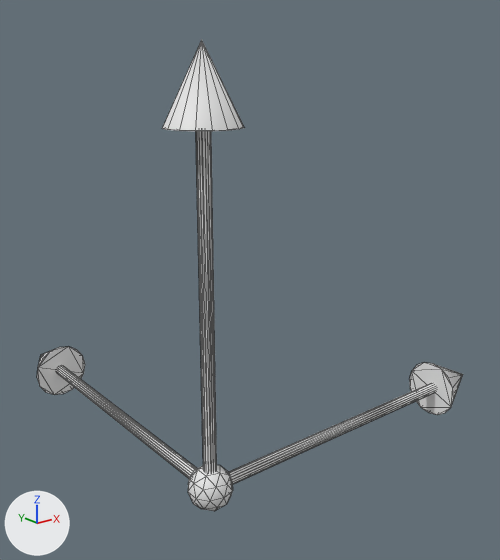
A saved change to the glTF model src/renderer/src/assets/models/gizmo.glb.
One viewpoint serves both versions: a 50 mm lens placed at (-0.978, -1.402, 1.149), pointed at (0.54, 0.495, 0.39). Arrows for +X, +Y and +Z are at lower left; the lights stay in place. Mesh edges are drawn as thin lines. Where no turn or scale is listed for an object, it has been applied to the vertices. Vertices at the same position are counted once.
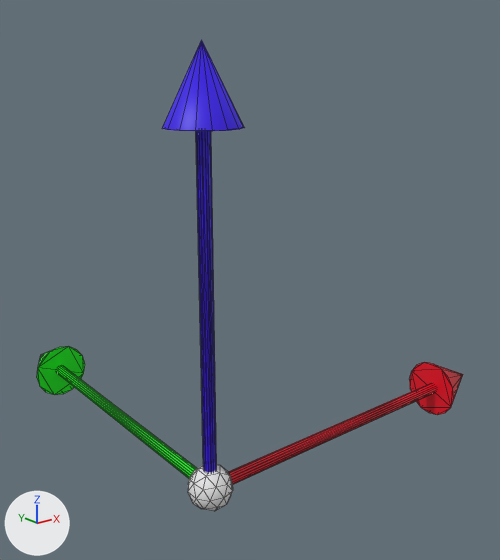
Where the change shows, as pixel boxes (x1, y1, x2, y2) in the pictures (500 x 560 px; the box of a moved part takes in the faces that stretch with it):
```json
{"object": "Icosphere", "change": "reshaped, recoloured", "before": [37, 40, 463, 511], "after": [37, 40, 463, 511]}
{"part": 1, "of": "me_icosphere", "change": "moved or reshaped", "before": [228, 384, 435, 484], "after": [57, 366, 197, 478]}
{"part": 2, "of": "me_icosphere", "change": "moved or reshaped", "before": [409, 362, 463, 415], "after": [37, 346, 85, 395]}
{"part": 3, "of": "me_icosphere", "change": "moved or reshaped", "before": [57, 366, 197, 478], "after": [228, 384, 435, 484]}
{"part": 4, "of": "me_icosphere", "change": "moved or reshaped", "before": [37, 346, 85, 395], "after": [409, 362, 463, 415]}
{"part": 5, "of": "me_icosphere", "change": "recoloured", "before": [162, 40, 244, 472], "after": [162, 40, 244, 472], "on screen": "white to blue"}
```

Edits to the scene script, one JSON object a line:
```json
{"op": "add", "block": "mat_up", "code": ["mat_up = principled_material('Up')", "mat_up.base_color = (0.0343, 0.0, 0.8)  # blue #3400e7"]}
{"op": "add", "block": "mat_axishorizontal1", "code": ["mat_axishorizontal1 = principled_material('AxisHorizontal1')", "mat_axishorizontal1.base_color = (0.0, 0.8, 0.0022)  # green #00e707"]}
{"op": "add", "block": "mat_origin", "code": ["mat_origin = principled_material('Origin')", "mat_origin.base_color = (0.8, 0.8, 0.8)  # white #e7e7e7"]}
{"op": "add", "block": "mat_axishorizontal2", "code": ["mat_axishorizontal2 = principled_material('AxisHorizontal2')", "mat_axishorizontal2.base_color = (0.8, 0.0, 0.0156)  # red #e70022"]}
{"block": "me_icosphere", "where": "me_icosphere.from_pydata(...)  # 189 vertices, 266 faces; spans x -0.1..1.201, y -0.1..1.201, z -0.1..1.201"}
{"block": "me_icosphere", "where": "# used by ob_icosphere; location = (0.0, 0.0, 0.0)"}
{"block": "me_icosphere", "change": "me_icosphere part 1: the loose piece of 32 vertices spanning x -0.003..1.026, y -0.019..0.019, z -0.019..0.019 is turned 90 degrees about the z axis through the mesh origin"}
{"block": "me_icosphere", "change": "me_icosphere part 2: the loose piece of 17 vertices spanning x 1.001..1.201, y -0.1..0.1, z -0.1..0.1 is turned 90 degrees about the z axis through the mesh origin"}
{"block": "me_icosphere", "change": "me_icosphere part 3: the loose piece of 32 vertices spanning x -0.019..0.019, y -0.003..1.026, z -0.019..0.019 is turned -90 degrees about the z axis through the mesh origin"}
{"block": "me_icosphere", "change": "me_icosphere part 4: the loose piece of 17 vertices spanning x -0.1..0.1, y 1.001..1.201, z -0.1..0.1 is turned -90 degrees about the z axis through the mesh origin"}
{"block": "me_icosphere", "change": "me_icosphere part 5: all 62 faces centred in x -0.095..0.095, y -0.095..0.095, z 0.34..1.067 switch from no material to mat_up (blue #3400e7)"}
{"op": "add", "block": "me_icosphere", "code": "me_icosphere.materials.append(mat_origin)  # white #e7e7e7"}
{"op": "add", "block": "me_icosphere", "code": "me_icosphere.materials.append(mat_axishorizontal1)  # green #00e707"}
{"op": "add", "block": "me_icosphere", "code": "me_icosphere.materials.append(mat_axishorizontal2)  # red #e70022"}
```
